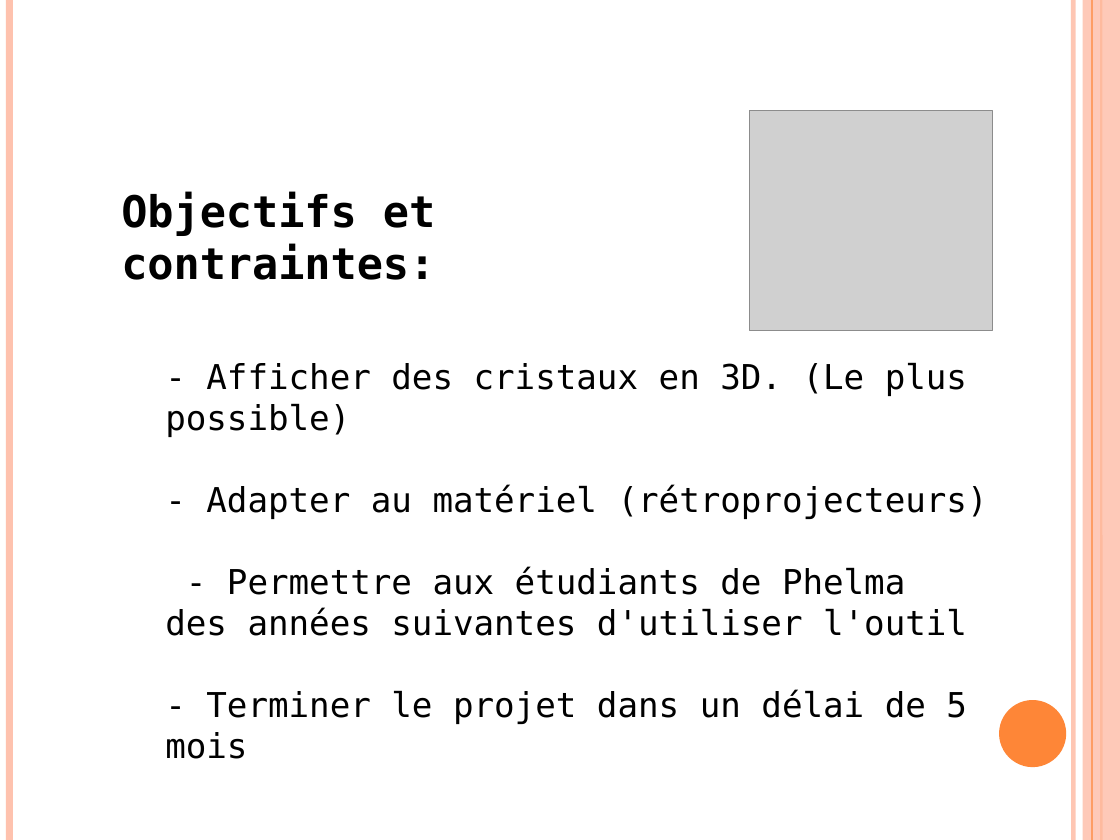
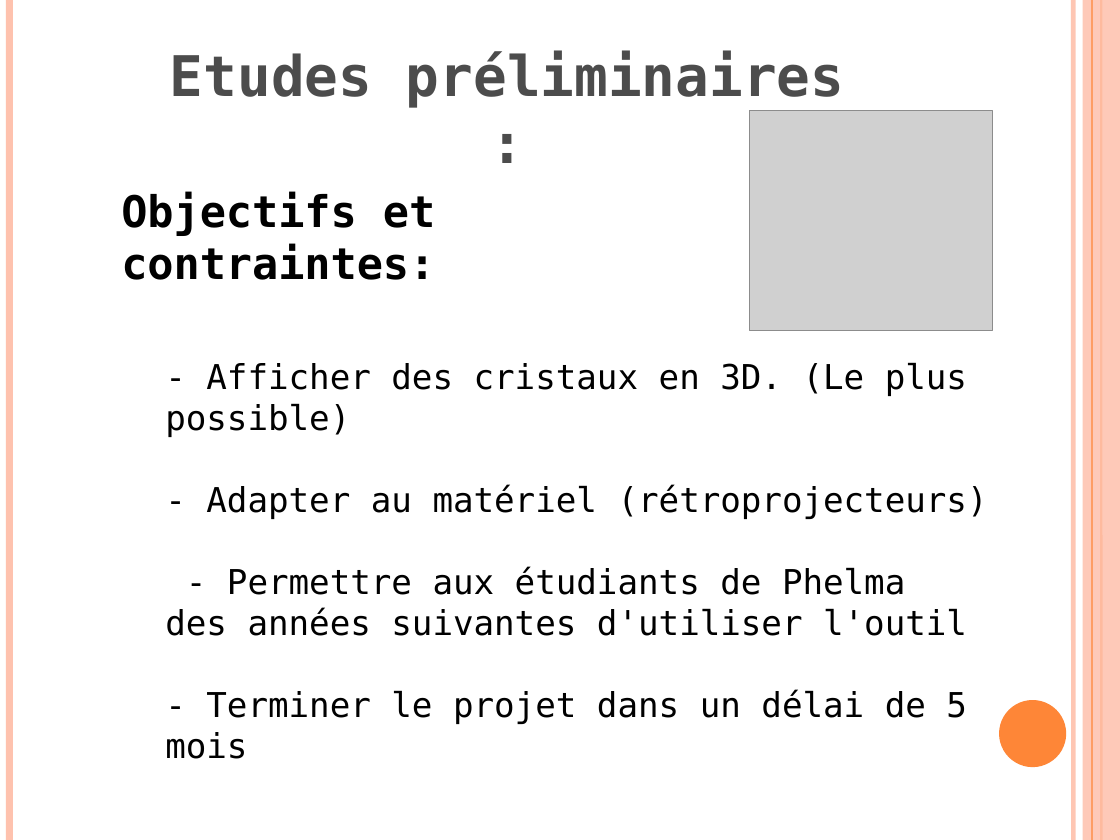
Before and after one commit to klnkg/cristallo3d, a slide deck: slide 3 of presentation finalegwen - ajout guillaume.odp. Drawn at 1120x840 pixels with LibreOffice and Linux fonts; fonts in the diff are those of the drawing; grey boxes stand for pictures. Boxes give left, top, right and bottom in pixels: in the first picture for what was removed or moved away, otherwise in the second. Text is boxed around its words. In the diff, an @@ line names an element or a change of style, - is before the commit and + after.

```diff
--- a/presentation finalegwen - ajout guillaume.odp
+++ b/presentation finalegwen - ajout guillaume.odp
@@ text added at bbox=[170, 51, 844, 108], 36 pt, text #4C4C4C, bold @@
+Etudes préliminaires :
```
Also in this commit, not shown: 6 other slides changed, 2 slides removed.
